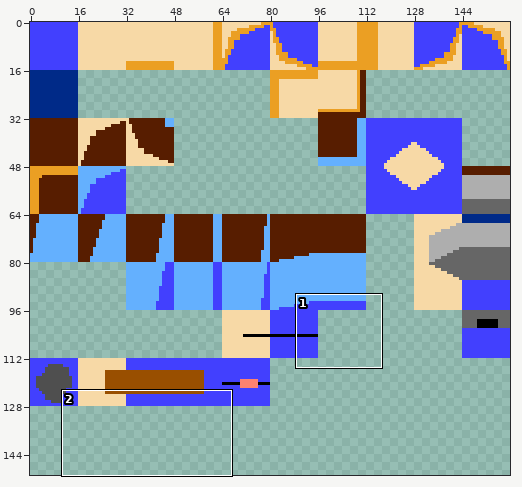
Pixel-art file, stored at art/16x_tileset.aseprite. Above, an overview of the earlier version with the close-up marked.
Close-up. First the earlier version:
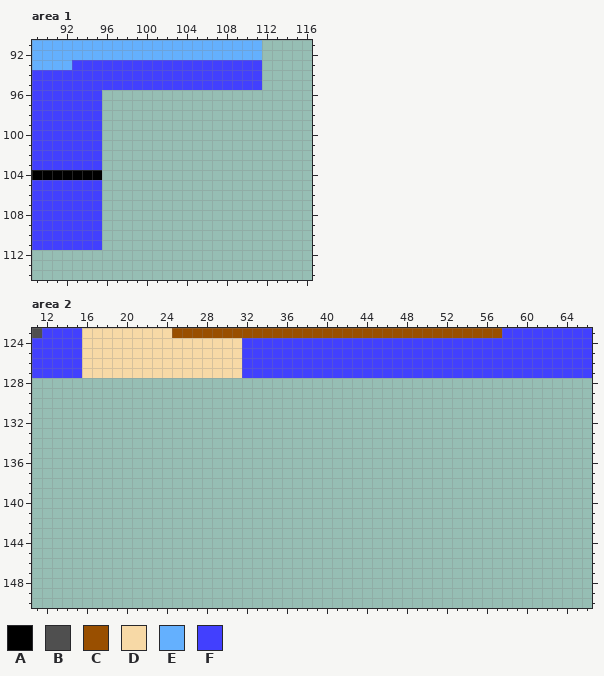
160x160 pixels, 1 frame. Shown: area 1: x 89..116, y 91..114; area 2: x 11..66, y 123..150. The wide view leaves out empty margins.
Palette (. is transparent): A #000000  B #4f4f4f  C #994f00  D #f7d9a6  E #64b0fe  F #4240fe
Pixels before, area 1, first column x 89:
 91 EEEEEEEEEEEEEEEEEEEEEEE
 92 EEEEEEEEEEEEEEEEEEEEEEE
 93 EEEEFFFFFFFFFFFFFFFFFFF
 94 FFFFFFFFFFFFFFFFFFFFFFF
 95 FFFFFFFFFFFFFFFFFFFFFFF
 96 FFFFFFF................
 97 FFFFFFF................
 98 FFFFFFF................
 99 FFFFFFF................
100 FFFFFFF................
101 FFFFFFF................
102 FFFFFFF................
103 FFFFFFF................
104 AAAAAAA................
105 FFFFFFF................
106 FFFFFFF................
107 FFFFFFF................
108 FFFFFFF................
109 FFFFFFF................
110 FFFFFFF................
111 FFFFFFF................
Pixels before, area 2, first column x 11:
123 BFFFFDDDDDDDDDCCCCCCCCCCCCCCCCCCCCCCCCCCCCCCCCCFFFFFFFFF
124 FFFFFDDDDDDDDDDDDDDDDFFFFFFFFFFFFFFFFFFFFFFFFFFFFFFFFFFF
125 FFFFFDDDDDDDDDDDDDDDDFFFFFFFFFFFFFFFFFFFFFFFFFFFFFFFFFFF
126 FFFFFDDDDDDDDDDDDDDDDFFFFFFFFFFFFFFFFFFFFFFFFFFFFFFFFFFF
127 FFFFFDDDDDDDDDDDDDDDDFFFFFFFFFFFFFFFFFFFFFFFFFFFFFFFFFFF
Once edited:
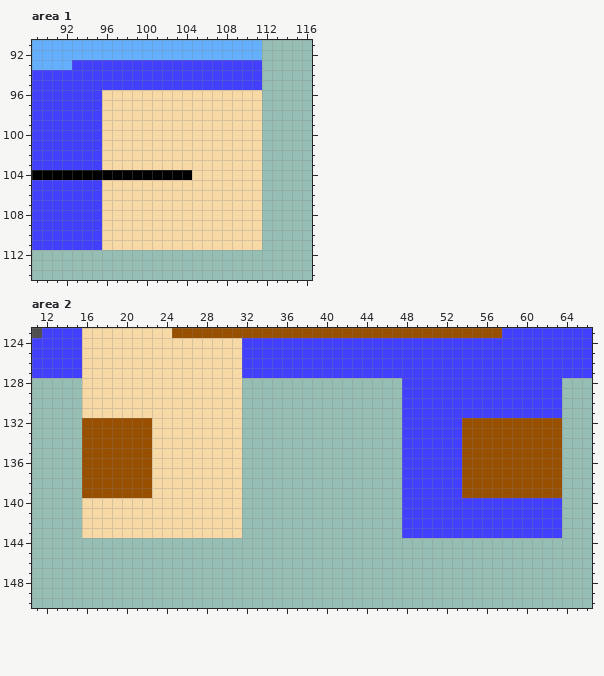
Difference:
Area 1:
Colour A is added in row 104 at x 96 to 104.
Colour D is added in rows 96 to 103 at x 96 to 111; in row 104 at x 105 to 111; in rows 105 to 111 at x 96 to 111.
Area 2:
Colour C is added in rows 132 to 139 at x 16 to 22 and 54 to 63.
Colour D is added in rows 128 to 131 at x 16 to 31; in rows 132 to 139 at x 23 to 31; in rows 140 to 143 at x 16 to 31.
Colour F is added in rows 128 to 131 at x 48 to 63; in rows 132 to 139 at x 48 to 53; in rows 140 to 143 at x 48 to 63.
